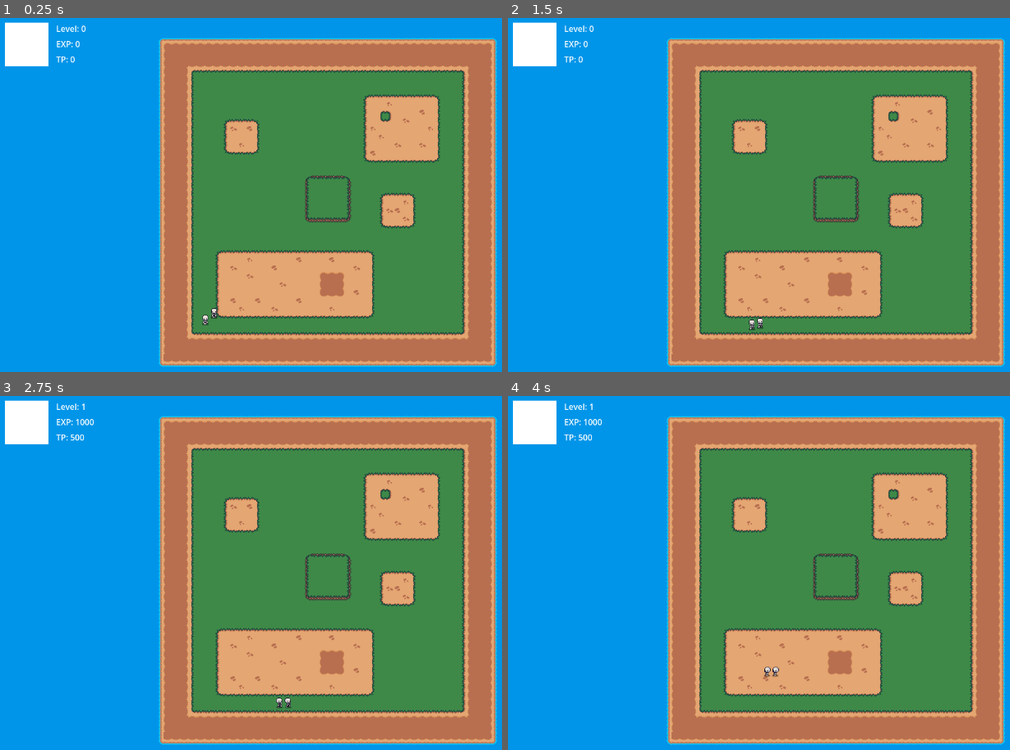
Above: before the commit, frames 1-4 (two rows, left to right).
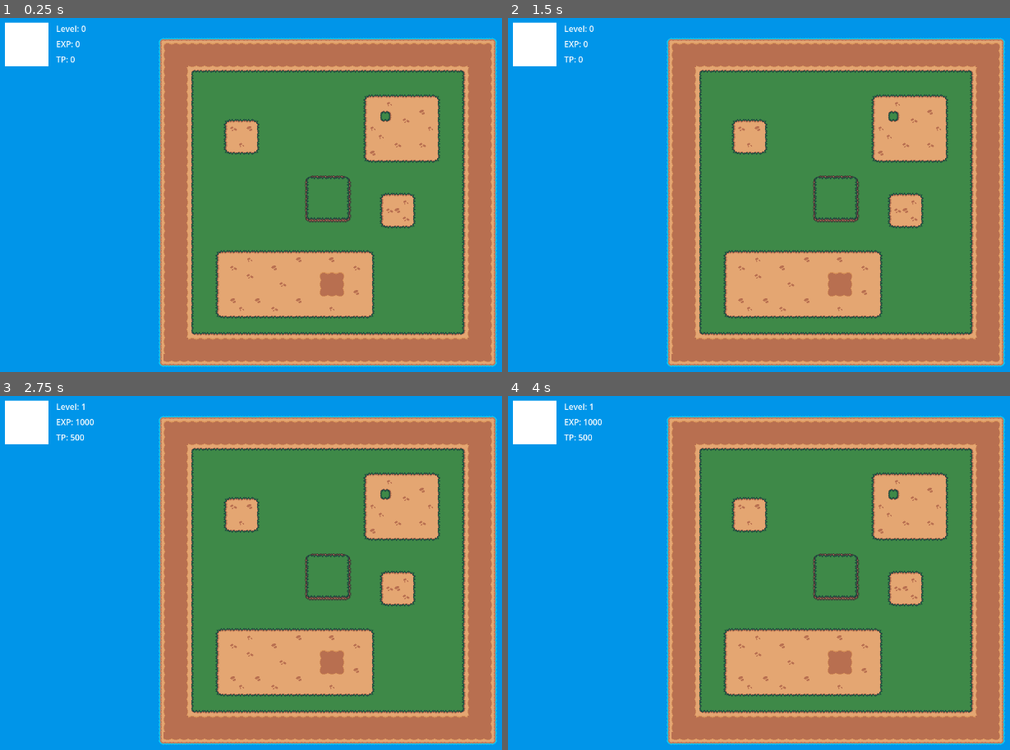
Above: after the commit, the same moments.

Repository: Rowan-Maynor/conjure
Game: Godot game, scene res://scenes/main.tscn
Same seed, same stepped clock (60 frames per second), same inputs: the game is played once before the commit and once after it.
Inputs (mouse positions are in pixels of both pictures, inside the frame that each line leads up to):
- Up to frame 1 (0.25 s): no input
- Up to frame 2 (1.5 s): move the mouse to (979, 184) at 0.52 s; hold Right (move_right, bound only before the commit) 0.53-1.28 s; right-click (979, 184) at 0.6 s; tap S (stop_movement, bound only after the commit) at 0.8, 1.35 s; move the mouse to (703, 219) at 1.27 s; hold Down (move_down, bound only before the commit) from 1.28 s (still down)
- Up to frame 3 (2.75 s): right-click (195, 597) at 1.55 s; move the mouse to (391, 498) at 2.02 s; release Down (move_down, bound only before the commit) at 2.03 s; hold Right (move_right, bound only before the commit) from 2.03 s (still down); right-click (391, 498) at 2.1 s; tap S (stop_movement, bound only after the commit) at 2.3 s
- Up to frame 4 (4 s): move the mouse to (804, 654) at 2.77 s; release Right (move_right, bound only before the commit) at 2.78 s; hold Up (move_up, bound only before the commit) 2.78-3.53 s; tap S (stop_movement, bound only after the commit) at 2.85, 3.8 s; right-click (804, 654) at 3.05 s; move the mouse to (outside the picture) at 3.52 s; hold Left (move_left, bound only before the commit) from 3.53 s (still down); right-click (outside the picture) at 3.6 s

The runs differ from the first frame. In frame 1, less than 0.1% of the frame differs, in the area x 40-44%, y 81-87%; in frame 2, less than 0.1%; in frame 3, less than 0.1%; in frame 4, less than 0.1%.

Commit message:
Move units on click, and spawn in center

Diff:
--- a/project.godot
+++ b/project.godot
@@ -29,33 +29,24 @@
 , Object(InputEventJoypadMotion,"resource_local_to_scene":false,"resource_name":"","device":0,"axis":0,"axis_value":-1.0,"script":null)
 ]
 }
-move_left={
-"deadzone": 0.2,
-"events": [Object(InputEventKey,"resource_local_to_scene":false,"resource_name":"","device":-1,"window_id":0,"alt_pressed":false,"shift_pressed":false,"ctrl_pressed":false,"meta_pressed":false,"pressed":false,"keycode":0,"physical_keycode":4194319,"key_label":0,"unicode":0,"location":0,"echo":false,"script":null)
-, Object(InputEventKey,"resource_local_to_scene":false,"resource_name":"","device":-1,"window_id":0,"alt_pressed":false,"shift_pressed":false,"ctrl_pressed":false,"meta_pressed":false,"pressed":false,"keycode":0,"physical_keycode":65,"key_label":0,"unicode":97,"location":0,"echo":false,"script":null)
-]
-}
-move_up={
-"deadzone": 0.2,
-"events": [Object(InputEventKey,"resource_local_to_scene":false,"resource_name":"","device":-1,"window_id":0,"alt_pressed":false,"shift_pressed":false,"ctrl_pressed":false,"meta_pressed":false,"pressed":false,"keycode":0,"physical_keycode":4194320,"key_label":0,"unicode":0,"location":0,"echo":false,"script":null)
-, Object(InputEventKey,"resource_local_to_scene":false,"resource_name":"","device":-1,"window_id":0,"alt_pressed":false,"shift_pressed":false,"ctrl_pressed":false,"meta_pressed":false,"pressed":false,"keycode":0,"physical_keycode":87,"key_label":0,"unicode":119,"location":0,"echo":false,"script":null)
-]
-}
-move_right={
-"deadzone": 0.2,
-"events": [Object(InputEventKey,"resource_local_to_scene":false,"resource_name":"","device":-1,"window_id":0,"alt_pressed":false,"shift_pressed":false,"ctrl_pressed":false,"meta_pressed":false,"pressed":false,"keycode":0,"physical_keycode":4194321,"key_label":0,"unicode":0,"location":0,"echo":false,"script":null)
-, Object(InputEventKey,"resource_local_to_scene":false,"resource_name":"","device":-1,"window_id":0,"alt_pressed":false,"shift_pressed":false,"ctrl_pressed":false,"meta_pressed":false,"pressed":false,"keycode":0,"physical_keycode":68,"key_label":0,"unicode":100,"location":0,"echo":false,"script":null)
-]
-}
-move_down={
-"deadzone": 0.2,
-"events": [Object(InputEventKey,"resource_local_to_scene":false,"resource_name":"","device":-1,"window_id":0,"alt_pressed":false,"shift_pressed":false,"ctrl_pressed":false,"meta_pressed":false,"pressed":false,"keycode":0,"physical_keycode":4194322,"key_label":0,"unicode":0,"location":0,"echo":false,"script":null)
-, Object(InputEventKey,"resource_local_to_scene":false,"resource_name":"","device":-1,"window_id":0,"alt_pressed":false,"shift_pressed":false,"ctrl_pressed":false,"meta_pressed":false,"pressed":false,"keycode":0,"physical_keycode":83,"key_label":0,"unicode":115,"location":0,"echo":false,"script":null)
-]
-}
 clear_data={
 "deadzone": 0.2,
 "events": [Object(InputEventKey,"resource_local_to_scene":false,"resource_name":"","device":-1,"window_id":0,"alt_press …(189 unchanged characters)…
+]
+}
+right_click={
+"deadzone": 0.2,
+"events": [Object(InputEventMouseButton,"resource_local_to_scene":false,"resource_name":"","device":-1,"window_id":0,"alt_pressed":false,"shift_pressed":false,"ctrl_pressed":false,"meta_pressed":false,"button_mask":2,"position":Vector2(141, 18),"global_position":Vector2(150, 66),"factor":1.0,"button_index":2,"canceled":false,"pressed":true,"double_click":false,"script":null)
+]
+}
+stop_movement={
+"deadzone": 0.2,
+"events": [Object(InputEventKey,"resource_local_to_scene":false,"resource_name":"","device":-1,"window_id":0,"alt_pressed":false,"shift_pressed":false,"ctrl_pressed":false,"meta_pressed":false,"pressed":false,"keycode":0,"physical_keycode":83,"key_label":0,"unicode":115,"location":0,"echo":false,"script":null)
+]
+}
+spawn_skeleton={
+"deadzone": 0.2,
+"events": [Object(InputEventKey,"resource_local_to_scene":false,"resource_name":"","device":-1,"window_id":0,"alt_pressed":false,"shift_pressed":true,"ctrl_pressed":true,"meta_pressed":false,"pressed":false,"keycode":0,"physical_keycode":80,"key_label":0,"unicode":80,"location":0,"echo":false,"script":null)
 ]
 }
 
--- a/scenes/main.tscn
+++ b/scenes/main.tscn
@@ -9,7 +9,7 @@
 [ext_resource type="Texture2D" uid="uid://dls8obl4bq8uc" path="res://assets/sprites/Tiles/Beach_Tile.png" id="6_trceg"]
 [ext_resource type="Texture2D" uid="uid://dsa4clabykjg3" path="res://assets/sprites/Tiles/Water_Middle.png" id="7_a8y0u"]
 [ext_resource type="Texture2D" uid="uid://bqrxn06et0rqv" path="res://assets/sprites/Tiles/Water_Tile.png" id="8_jkv2x"]
-[ext_resource type="PackedScene" uid="uid://c78ysnebai1o6" path="res://scenes/skeleton.tscn" id="9_85g3d"]
+[ext_resource type="Script" uid="uid://eddeiyu7x0u" path="res://scripts/spawner.gd" id="10_ya4ey"]
 [ext_resource type="PackedScene" uid="uid://b578nkptq5xnm" path="res://scenes/main_ui.tscn" id="11_eb6dy"]
 
 [sub_resource type="TileSetAtlasSource" id="TileSetAtlasSource_jbj1t"]
@@ -140,6 +140,8 @@
 [sub_resource type="RectangleShape2D" id="RectangleShape2D_a8y0u"]
 size = Vector2(10, 635)
 
+[sub_resource type="RectangleShape2D" id="RectangleShape2D_jkv2x"]
+
 [node name="Default-stage" type="Node2D"]
 script = ExtResource("1_ya4ey")
 metadata/_edit_vertical_guides_ = [640.0]
@@ -187,13 +189,88 @@
 position = Vector2(963, 359.5)
 shape = SubResource("RectangleShape2D_a8y0u")
 
-[node name="Skeleton" parent="." instance=ExtResource("9_85g3d")]
-position = Vector2(402, 591)
-collision_layer = 2
-motion_mode = 1
-
-[node name="Skeleton2" parent="." instance=ExtResource("9_85g3d")]
-position = Vector2(418, 578)
+[node name="player_spawn_areas" type="Node2D" parent="."]
+
+[node name="player_spawn_area_1" type="Area2D" parent="player_spawn_areas"]
+position = Vector2(640, 360)
+script = ExtResource("10_ya4ey")
+
+[node name="player_spawn_area" type="CollisionShape2D" parent="player_spawn_areas/player_spawn_area_1"]
+shape = SubResource("RectangleShape2D_jkv2x")
+
+[node name="player_spawn_point" type="Marker2D" parent="player_spawn_areas/player_spawn_area_1/player_spawn_area"]
+
+[node name="player_spawn_area_2" type="Area2D" parent="player_spawn_areas"]
+position = Vector2(640, 336)
+script = ExtResource("10_ya4ey")
+
+[node name="player_spawn_area" type="CollisionShape2D" parent="player_spawn_areas/player_spawn_area_2"]
+shape = SubResource("RectangleShape2D_jkv2x")
+
+[node name="player_spawn_point" type="Marker2D" parent="player_spawn_areas/player_spawn_area_2/player_spawn_area"]
+
+[node name="player_spawn_area_3" type="Area2D" parent="player_spawn_areas"]
+position = Vector2(664, 336)
+script = ExtResource("10_ya4ey")
+
+[node name="player_spawn_area" type="CollisionShape2D" parent="player_spawn_areas/player_spawn_area_3"]
+shape = SubResource("RectangleShape2D_jkv2x")
+
+[node name="player_spawn_point" type="Marker2D" parent="player_spawn_areas/player_spawn_area_3/player_spawn_area"]
+
+[node name="player_spawn_area_4" type="Area2D" parent="player_spawn_areas"]
+position = Vector2(664, 360)
+script = ExtResource("10_ya4ey")
+
+[node name="player_spawn_area" type="CollisionShape2D" parent="player_spawn_areas/player_spawn_area_4"]
+shape = SubResource("RectangleShape2D_jkv2x")
+
+[node name="player_spawn_point" type="Marker2D" parent="player_spawn_areas/player_spawn_area_4/player_spawn_area"]
+
+[node name="player_spawn_area_5" type="Area2D" parent="player_spawn_areas"]
+position = Vector2(664, 384)
+script = ExtResource("10_ya4ey")
+
+[node name="player_spawn_area" type="CollisionShape2D" parent="player_spawn_areas/player_spawn_area_5"]
+shape = SubResource("RectangleShape2D_jkv2x")
+
+[node name="player_spawn_point" type="Marker2D" parent="player_spawn_areas/player_spawn_area_5/player_spawn_area"]
+
+[node name="player_spawn_area_6" type="Area2D" parent="player_spawn_areas"]
+position = Vector2(640, 384)
+script = ExtResource("10_ya4ey")
+
+[node name="player_spawn_area" type="CollisionShape2D" parent="player_spawn_areas/player_spawn_area_6"]
+shape = SubResource("RectangleShape2D_jkv2x")
+
+[node name="player_spawn_point" type="Marker2D" parent="player_spawn_areas/player_spawn_area_6/player_spawn_area"]
+
+[node name="player_spawn_area_7" type="Area2D" parent="player_spawn_areas"]
+position = Vector2(616, 384)
+script = ExtResource("10_ya4ey")
+
+[node name="player_spawn_area" type="CollisionShape2D" parent="player_spawn_areas/player_spawn_area_7"]
+shape = SubResource("RectangleShape2D_jkv2x")
+
+[node name="player_spawn_point" type="Marker2D" parent="player_spawn_areas/player_spawn_area_7/player_spawn_area"]
+
+[node name="player_spawn_area_8" type="Area2D" parent="player_spawn_areas"]
+position = Vector2(616, 360)
+script = ExtResource("10_ya4ey")
+
+[node name="player_spawn_area" type="CollisionShape2D" parent="player_spawn_areas/player_spawn_area_8"]
+shape = SubResource("RectangleShape2D_jkv2x")
+
+[node name="player_spawn_point" type="Marker2D" parent="player_spawn_areas/player_spawn_area_8/player_spawn_area"]
+
+[node name="player_spawn_area_9" type="Area2D" parent="player_spawn_areas"]
+position = Vector2(616, 336)
+script = ExtResource("10_ya4ey")
+
+[node name="player_spawn_area" type="CollisionShape2D" parent="player_spawn_areas/player_spawn_area_9"]
+shape = SubResource("RectangleShape2D_jkv2x")
+
+[node name="player_spawn_point" type="Marker2D" parent="player_spawn_areas/player_spawn_area_9/player_spawn_area"]
 
 [node name="Main-ui" parent="." instance=ExtResource("11_eb6dy")]
 offset_left = 1.0
--- a/scenes/skeleton.tscn
+++ b/scenes/skeleton.tscn
@@ -1,11 +1,11 @@
 [gd_scene load_steps=41 format=3 uid="uid://c78ysnebai1o6"]
 
-[ext_resource type="Script" uid="uid://bmtnkgh3vjrpk" path="res://scripts/skeleton.gd" id="1_txkty"]
+[ext_resource type="Script" uid="uid://2ima178unc0m" path="res://scripts/skeleton.gd" id="1_txkty"]
 [ext_resource type="Texture2D" uid="uid://sdshnn12mxu7" path="res://assets/sprites/Enemies/Skeleton.png" id="2_ivqcw"]
 
 [sub_resource type="CapsuleShape2D" id="CapsuleShape2D_ruecw"]
-radius = 3.0
-height = 14.0
+radius = 6.0
+height = 18.0
 
 [sub_resource type="AtlasTexture" id="AtlasTexture_bnirc"]
 atlas = ExtResource("2_ivqcw")
--- a/scripts/main.gd
+++ b/scripts/main.gd
@@ -17,9 +17,18 @@
 
 	print("Done!")
 
-func _input(event: InputEvent) -> void:
+func _input(_event: InputEvent) -> void:
 	if(Input.is_action_pressed("clear_data")):
 		clear_player_data(player_data_path)
+	if(Input.is_action_just_pressed("spawn_skeleton")):
+		var spawn_areas = $player_spawn_areas.get_children()
+		var skeleton = load("res://scenes/skeleton.tscn").instantiate()
+		var spawn_point = find_open_spawn_point(spawn_areas)
+		if(spawn_point == null):
+			print("No free space!")
+		else:
+			skeleton.position = spawn_point.global_position
+			$".".add_child(skeleton)
 
 func update_player_data_ui(data):
 	$"Main-ui/level".text = "Level: " + str(int(data.level))
@@ -53,7 +62,6 @@
 		print("Failed to open or create file")
 
 func clear_player_data(path):
-	var file = FileAccess.open(path, FileAccess.WRITE)
 	var data = {
 		"exp":0.0,
 		"level":0.0,
@@ -63,3 +71,9 @@
 	save_player_data(path, data)
 	load_player_data(path)
 	update_player_data_ui(player_data)
+
+func find_open_spawn_point(spawn_areas):
+	for area in spawn_areas:
+		if(area.open == true):
+			return area
+	return null
--- a/scripts/skeleton.gd
+++ b/scripts/skeleton.gd
@@ -1,64 +1,4 @@
-extends CharacterBody2D
+extends "res://scripts/unit.gd"
 
-const speed = 100
-var current_dir = "none"
-
-func _physics_process(delta: float) -> void:
-	player_movement(delta)
-
-func player_movement(_delta):
-	if Input.is_action_pressed("move_right"):
-		current_dir = "right"
-		play_anim(1)
-		velocity.x = speed
-		velocity.y = 0
-	elif Input.is_action_pressed("move_left"):
-		current_dir = "left"
-		play_anim(1)
-		velocity.x = -speed
-		velocity.y = 0
-	elif Input.is_action_pressed("move_down"):
-		current_dir = "down"
-		play_anim(1)
-		velocity.x = 0
-		velocity.y = speed
-	elif Input.is_action_pressed("move_up"):
-		current_dir = "up"
-		play_anim(1)
-		velocity.x = 0
-		velocity.y = -speed
-	else:
-		play_anim(0)
-		velocity.x = 0
-		velocity.y = 0
-
-	move_and_slide()
-
-func play_anim(movement):
-	var dir = current_dir
-	var anim = $AnimatedSprite2D
-
-	if dir == "right":
-		anim.flip_h = false
-		if movement == 1:
-			anim.play("move_side")
-		elif movement == 0:
-			anim.play("idle_side")
-	elif dir == "up":
-		anim.flip_h = false
-		if movement == 1:
-			anim.play("move_up")
-		elif movement == 0:
-			anim.play("idle_up")
-	elif dir == "down":
-		anim.flip_h = false
-		if movement == 1:
-			anim.play("move_down")
-		elif movement == 0:
-			anim.play("idle")
-	elif dir == "left":
-		anim.flip_h = true
-		if movement == 1:
-			anim.play("move_side")
-		elif movement == 0:
-			anim.play("idle_side")
+@export var damage = 2
+@export var hp = 10
--- /dev/null
+++ b/scripts/spawner.gd
@@ -0,0 +1,13 @@
+extends Area2D
+
+@export var open: bool = true
+
+func _ready():
+	connect("body_entered", _on_body_entered)
+	connect("body_exited", _on_body_exited)
+
+func _on_body_entered(_body):
+	open = false
+
+func _on_body_exited(_body):
+	open = true
--- /dev/null
+++ b/scripts/unit.gd
@@ -0,0 +1,18 @@
+extends CharacterBody2D
+
+const speed = 100
+var click_position = Vector2()
+var target_position = Vector2()
+
+func _ready():
+	click_position = position
+
+func _physics_process(_delta: float) -> void:
+	if Input.is_action_just_pressed("right_click"):
+		click_position = get_global_mouse_position()
+	if Input.is_action_just_pressed("stop_movement"):
+		click_position = position
+	if position.distance_to(click_position) > 3:
+		target_position = (click_position - position).normalized()
+		velocity = target_position * speed
+		move_and_slide()
Not shown: 1 places in scenes/main.tscn that only renumber resources
Not shown, changed: scripts/skeleton.gd.uid
Not shown, added: scripts/spawner.gd.uid
Not shown, added: scripts/unit.gd.uid
